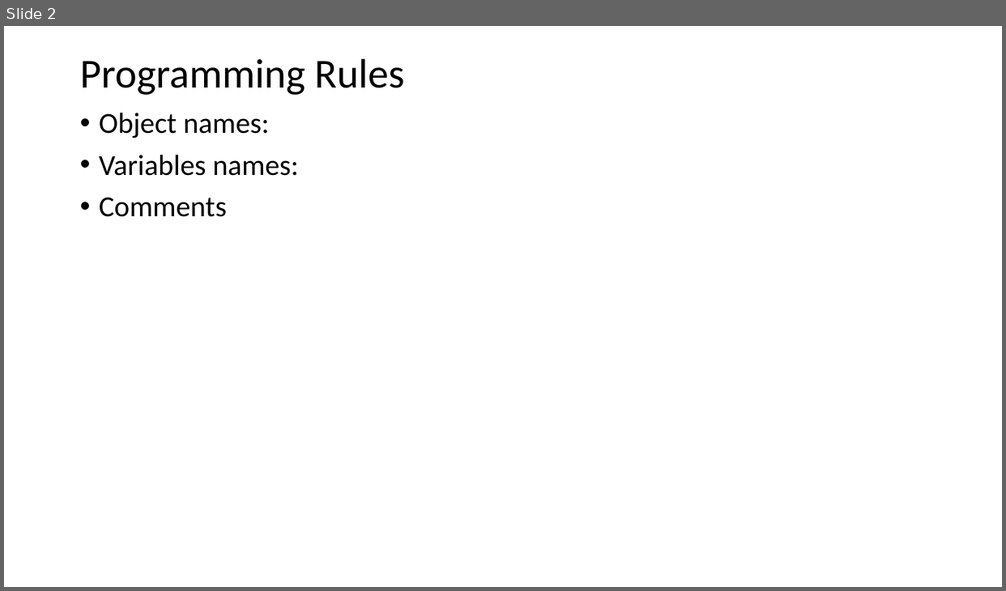
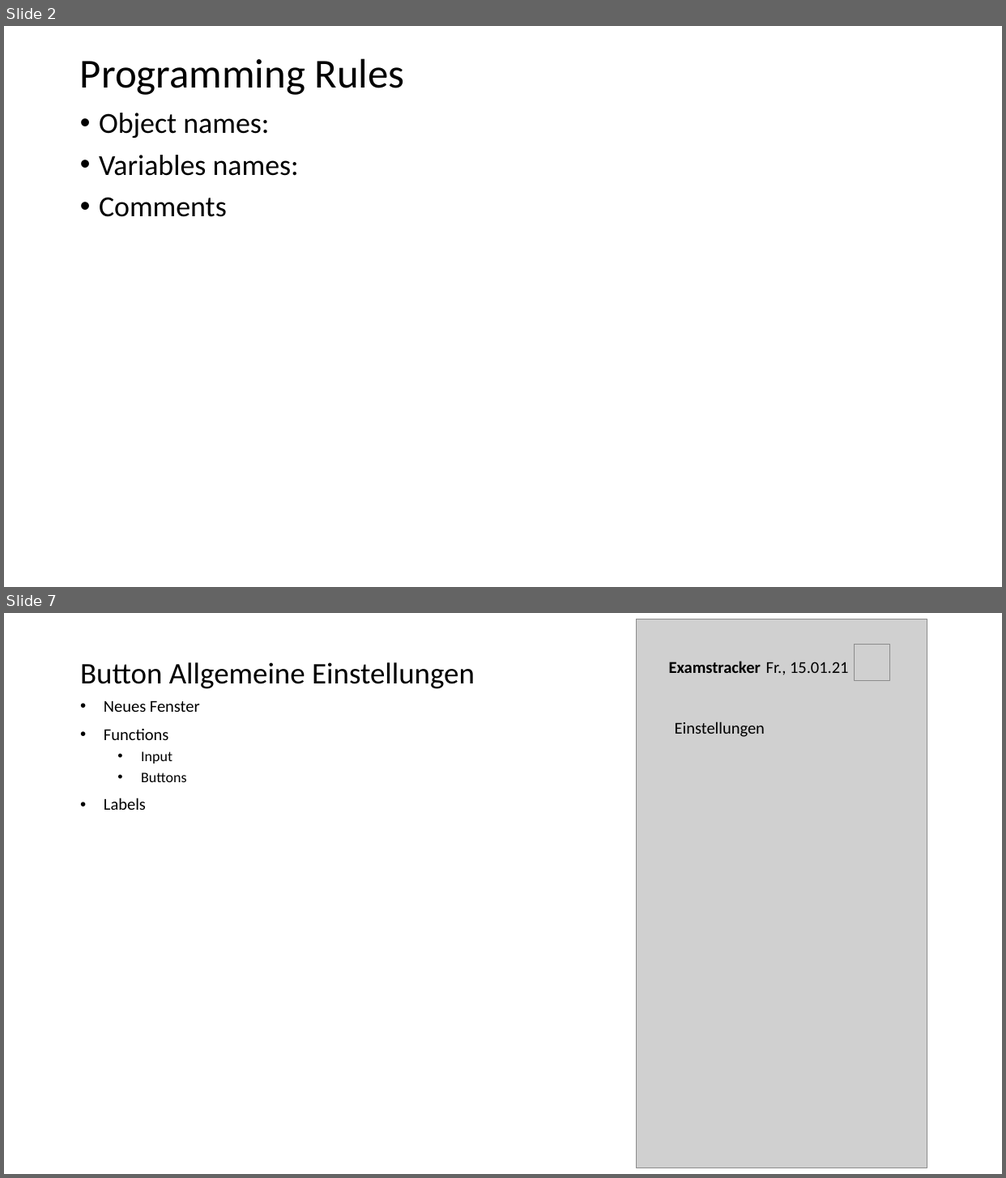
Before and after one commit to felixmeyjr/ExamTrackerAndMore, a slide deck: Design plan.pptx. Shown one above the other, each under a label of ours: slide 2 before the commit, slides 2 and 7 after it; the slides between them are not shown. The pictures are 1006x591 and 1006x1178 pixels, drawn with LibreOffice and Linux fonts; fonts in the diff are those of the drawing; grey boxes stand for pictures. Boxes give left, top, right and bottom in pixels: in the first picture for what was removed or moved away, otherwise in the second. Text is boxed around its words. In the diff, an @@ line names an element or a change of style, - is before the commit and + after.

Commit message:
Overview about windows and functions

```diff
--- a/Design plan.pptx
+++ b/Design plan.pptx
@@ slide 7 added at (x1=4, y1=613, x2=1002, y2=1174), background #FFFFFF @@
@@ group added at (x1=637, y1=619, x2=927, y2=1169): 2 pictures, 2 texts @@
+Examstracker
+Fr., 15.01.21
@@ title added at (x1=80, y1=662, x2=475, y2=689), 28.8 pt, text #000000 @@
+Button Allgemeine Einstellungen
@@ text added at (x1=104, y1=701, x2=200, y2=810), 16 pt, text #000000 @@
+• Neues Fenster
+• Functions
+  • Input
+  • Buttons
+• Labels
@@ text added at (x1=675, y1=722, x2=765, y2=737), 16 pt, text #000000 @@
+Einstellungen
```
Also in this commit, not shown: 2 slides changed, 2 other slides added.
